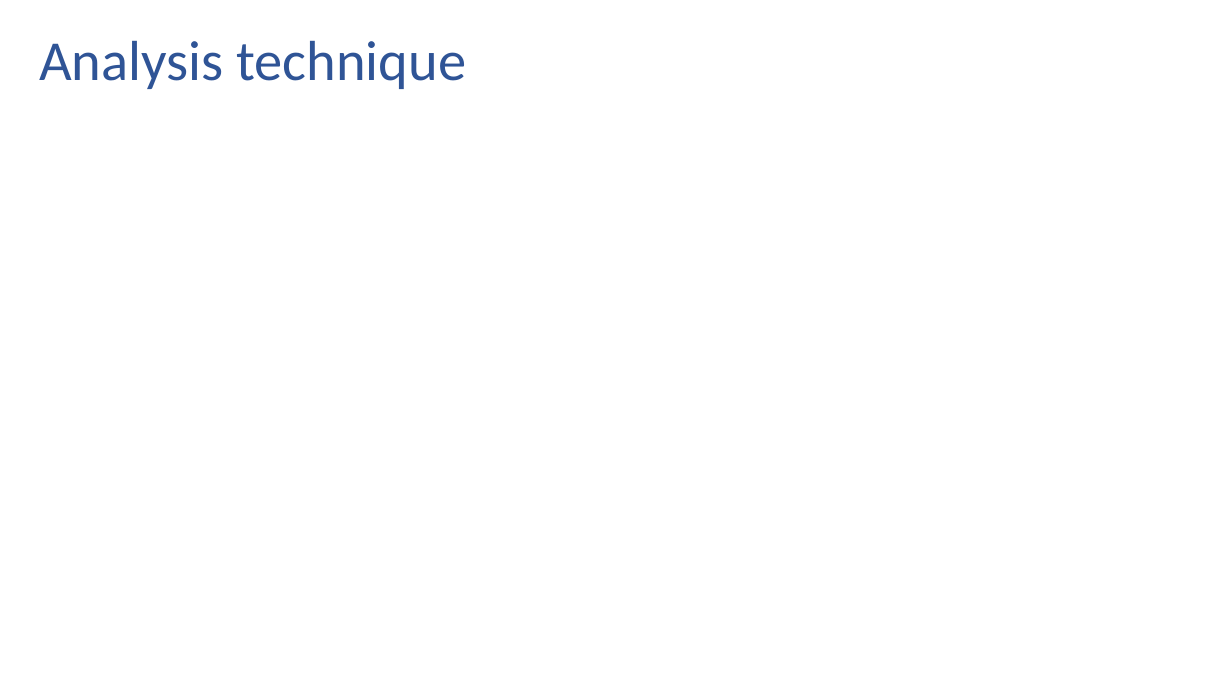
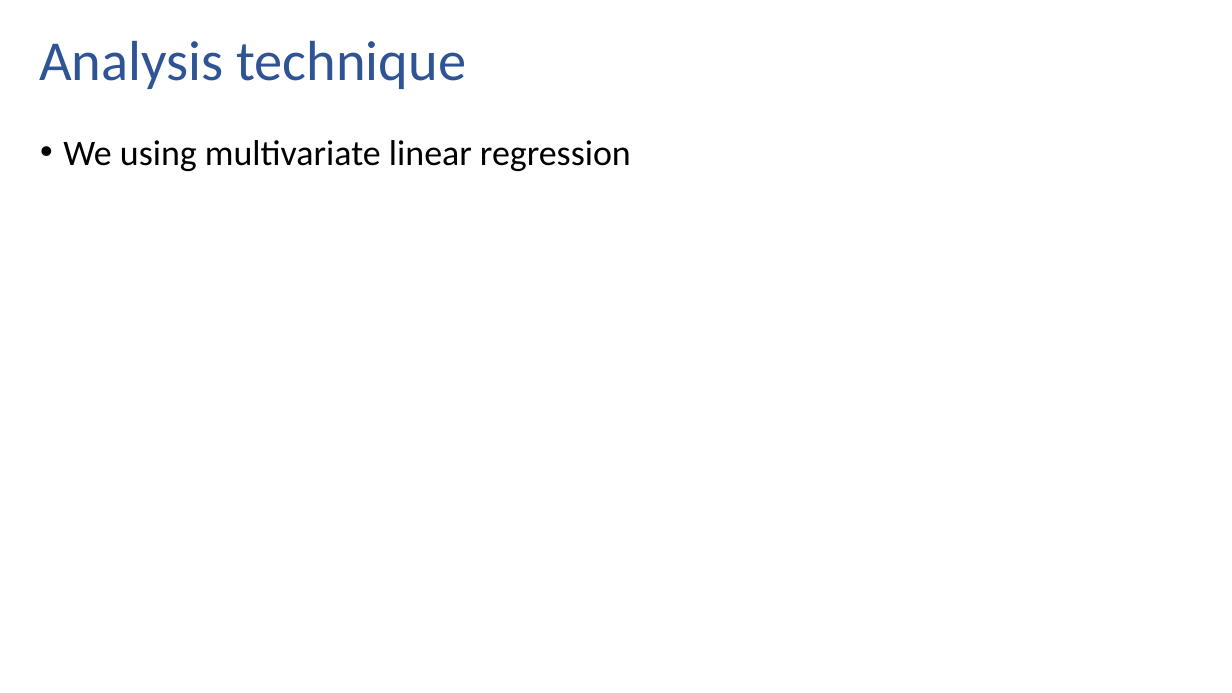
Before and after one commit to gajjugrg/asds_final, a slide deck: slide 5 of Group4_5303.pptx. Drawn at 1232x693 pixels with LibreOffice and Linux fonts; fonts in the diff are those of the drawing; background and template pictures are left out. Boxes give left, top, right and bottom in pixels: in the first picture for what was removed or moved away, otherwise in the second. Text is boxed around its words. In the diff, an @@ line names an element or a change of style, - is before the commit and + after.

```diff
--- a/Group4_5303.pptx
+++ b/Group4_5303.pptx
@@ text added at box(63, 140, 631, 171), 21 pt, text #000000 @@
+• We using multivariate linear regression
```
Also in this commit, not shown: 1 other slide changed, 1 slide added, 1 slide removed.
